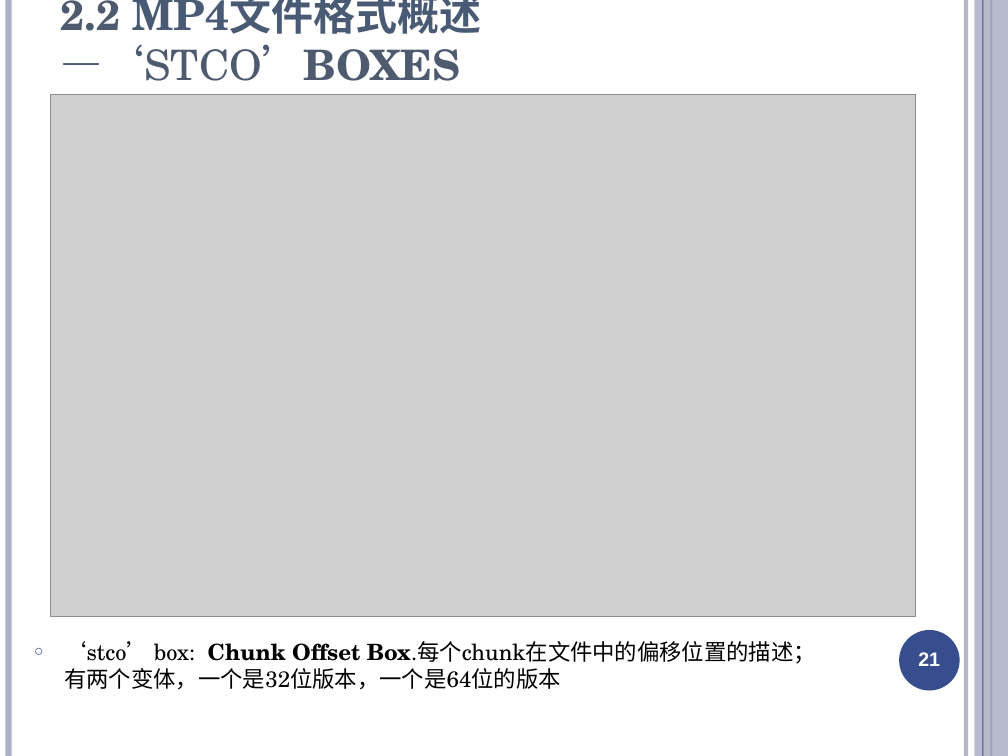
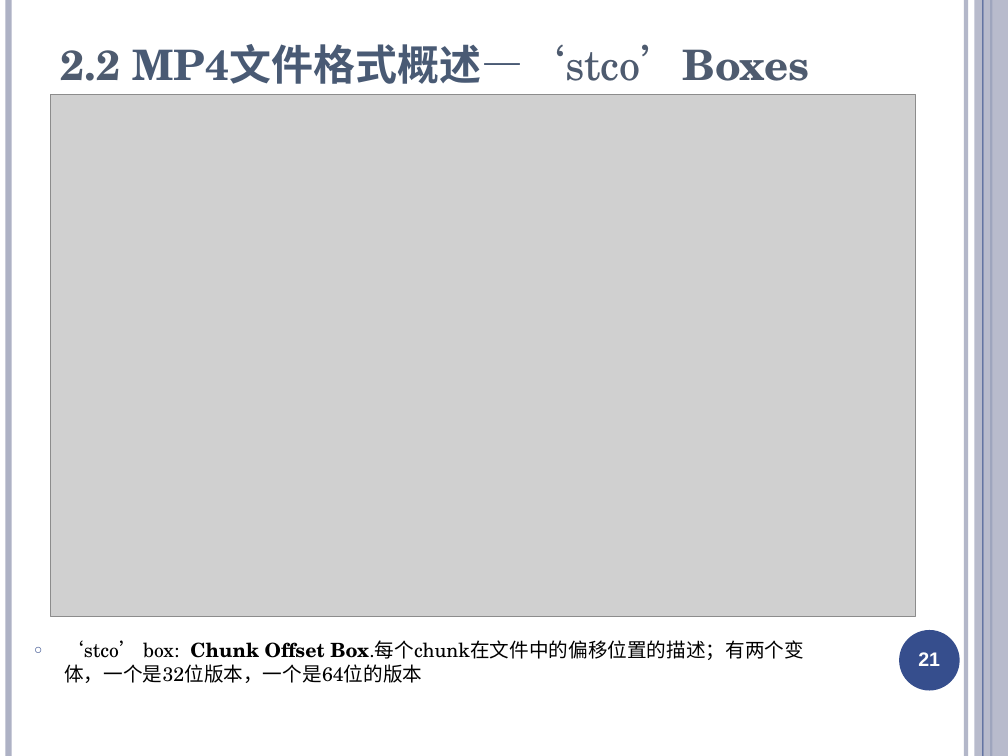
Before and after one commit to ty6815/AvStackDocs, a slide deck: slide 21 of media format/mp4/Fmp4文件格式介绍.ppt. Drawn at 1008x756 pixels with LibreOffice and Linux fonts; fonts in the diff are those of the drawing; grey boxes stand for pictures. Boxes give left, top, right and bottom in pixels: in the first picture for what was removed or moved away, otherwise in the second. Text is boxed around its words. In the diff, an @@ line names an element or a change of style, - is before the commit and + after.

```diff
--- a/media format/mp4/Fmp4文件格式介绍.ppt
+++ b/media format/mp4/Fmp4文件格式介绍.ppt
@@ title at bbox=[60, 44, 809, 95]: text changed @@
-2.2 MP4文件格式概述—‘STCO’BOXES
+2.2 MP4文件格式概述—‘stco’Boxes
@@ text "‘stco’ box: Chunk Offset Box.每个chunk在文件中的偏移位置的描述；有两个变体，一个是32 ..." at bbox=[64, 640, 804, 683]: size 16 to 14 pt @@
```
Also in this commit, not shown: 31 other slides changed, 19 other files.
